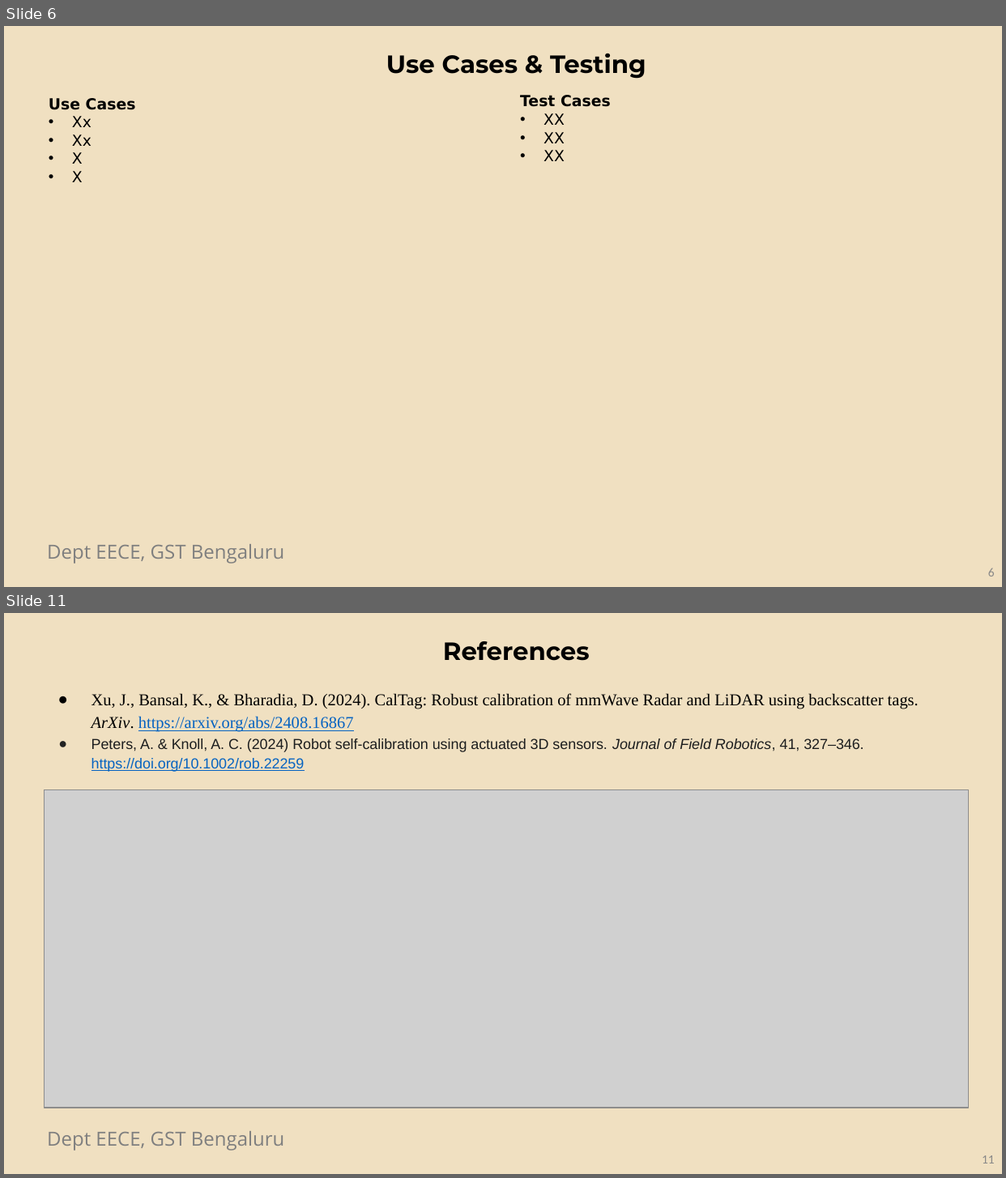
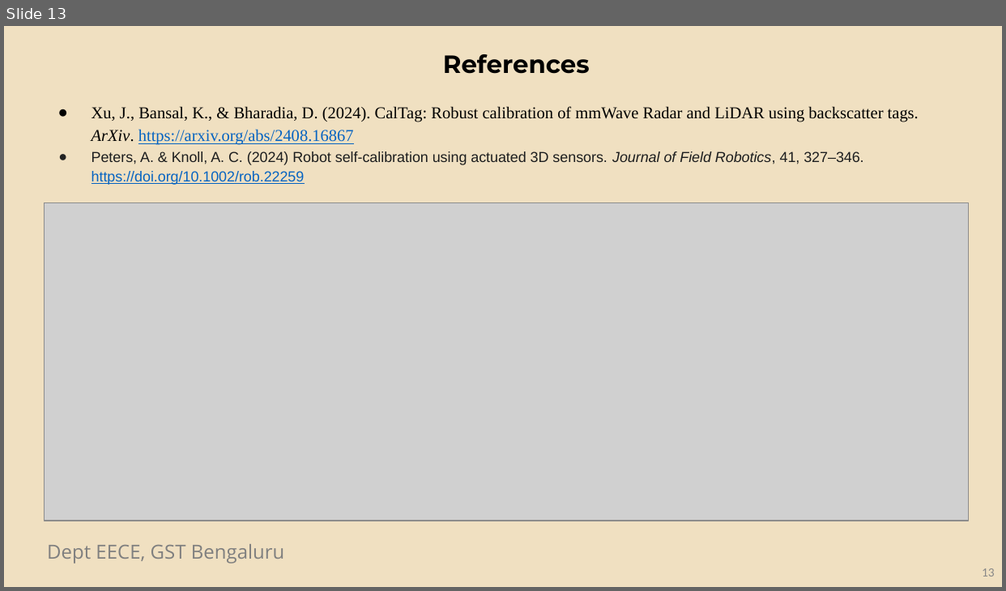
Before and after one commit to Opera5/Capstone, a slide deck: Preview_1.pptx. Shown one above the other, each under a label of ours: slides 6 and 11 before the commit, slide 13 after it; the slides between them are not shown. The pictures are 1006x1178 and 1006x591 pixels, drawn with LibreOffice and Linux fonts; fonts in the diff are those of the drawing; grey boxes stand for pictures; background and template pictures are left out. Boxes give left, top, right and bottom in pixels: in the first picture for what was removed or moved away, otherwise in the second. Text is boxed around its words. In the diff, an @@ line names an element or a change of style, - is before the commit and + after.

```diff
--- a/Preview_1.pptx
+++ b/Preview_1.pptx
@@ slide 6 removed at [4,26,1002,587], background #F0E0C1; not listed: 1 template element that a slide beside it also shows @@
@@ text removed at [386,53,646,79] @@
-Use Cases & Testing
@@ text removed at [49,98,136,182] @@
-Use Cases
-• Xx
-• Xx
-• X
-• X
@@ text removed at [520,95,611,161] @@
-Test Cases
-• XX
-• XX
-• XX
@@ page number removed at [988,569,995,577] @@
-6
@@ what was slide 11 is now slide 13 @@
@@ page number at [982,569,995,577]: text changed @@
-11
+13
```
Also in this commit, not shown: 6 slides changed, 4 slides added, 1 other slide removed, 2 other files.
